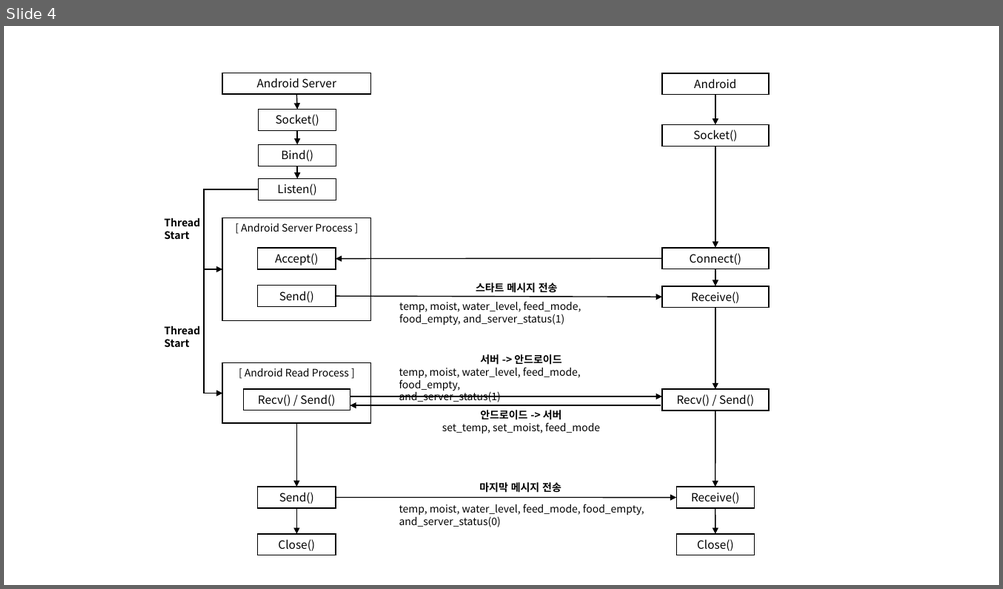
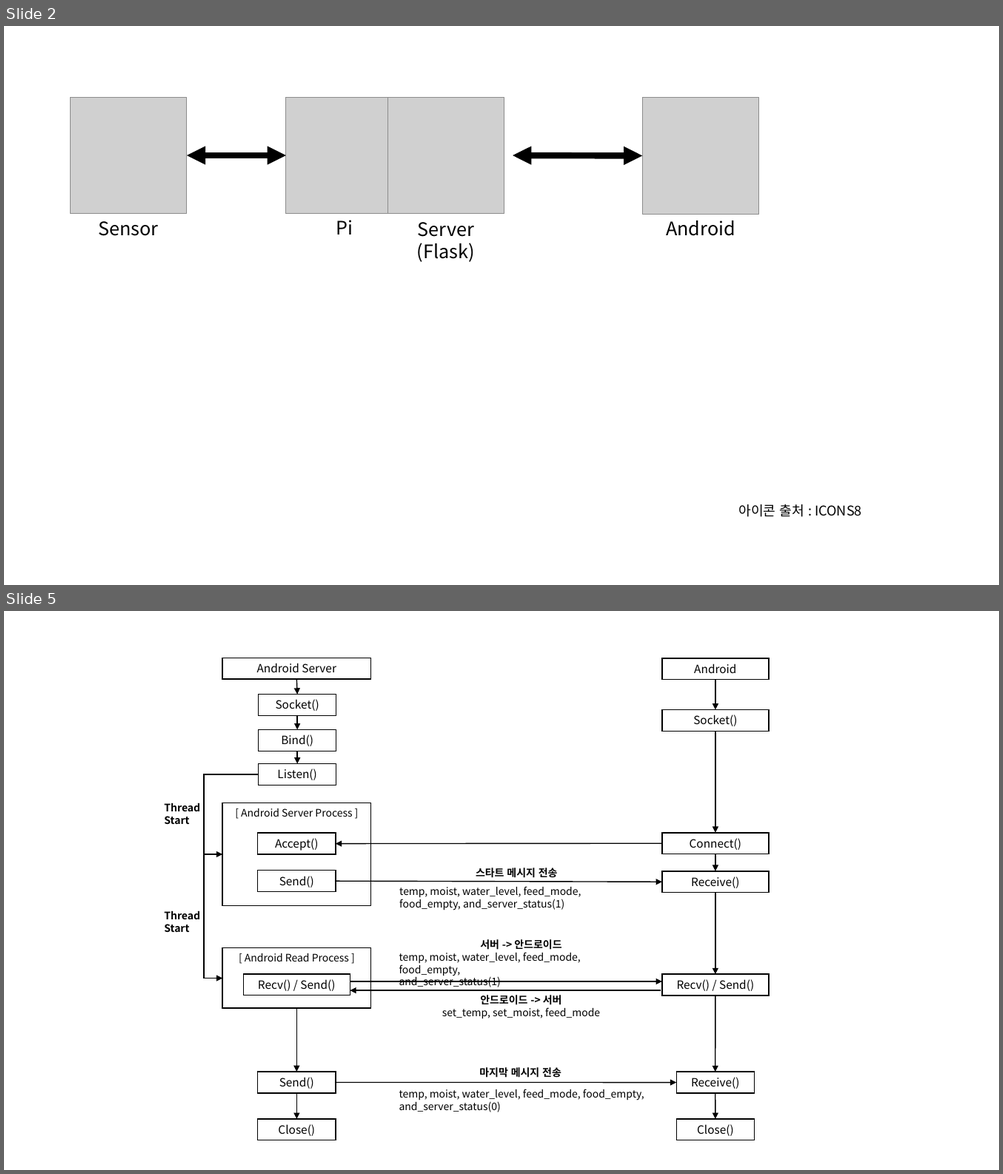
Before and after one commit to SongYeonSeok/Server, a slide deck: 서버 구성.pptx. Shown one above the other, each under a label of ours: slide 4 before the commit, slides 2 and 5 after it; the slides between them are not shown. The pictures are 1003x589 and 1003x1174 pixels, drawn with LibreOffice and Linux fonts; fonts in the diff are those of the drawing; grey boxes stand for pictures. Boxes give left, top, right and bottom in pixels: in the first picture for what was removed or moved away, otherwise in the second. Text is boxed around its words. In the diff, an @@ line names an element or a change of style, - is before the commit and + after.

```diff
--- a/서버 구성.pptx
+++ b/서버 구성.pptx
@@ slide 2 added at box(4, 26, 999, 585), background #FFFFFF @@
@@ picture added at box(71, 98, 187, 214) @@
@@ picture added at box(286, 98, 402, 214) @@
@@ picture added at box(387, 98, 504, 214) @@
@@ picture added at box(643, 98, 759, 214) @@
@@ double arrow added from (187, 156) to (286, 156), #000000 6 pt @@
@@ double arrow added from (513, 156) to (643, 156), #000000 6 pt @@
@@ text added at box(98, 221, 158, 236), 18 pt, text #000000 @@
+Sensor
@@ text added at box(336, 220, 353, 235), 18 pt, text #000000 @@
+Pi
@@ text added at box(417, 222, 475, 262), 18 pt, text #000000 @@
+Server
+(Flask)
@@ text added at box(666, 221, 735, 236), 18 pt, text #000000 @@
+Android
@@ text added at box(738, 505, 862, 517), 13 pt, text #000000 @@
+아이콘 출처 : ICONS8
@@ what was slide 4 is now slide 5 @@
```
Also in this commit, not shown: 3 slides changed, 7 other files.
